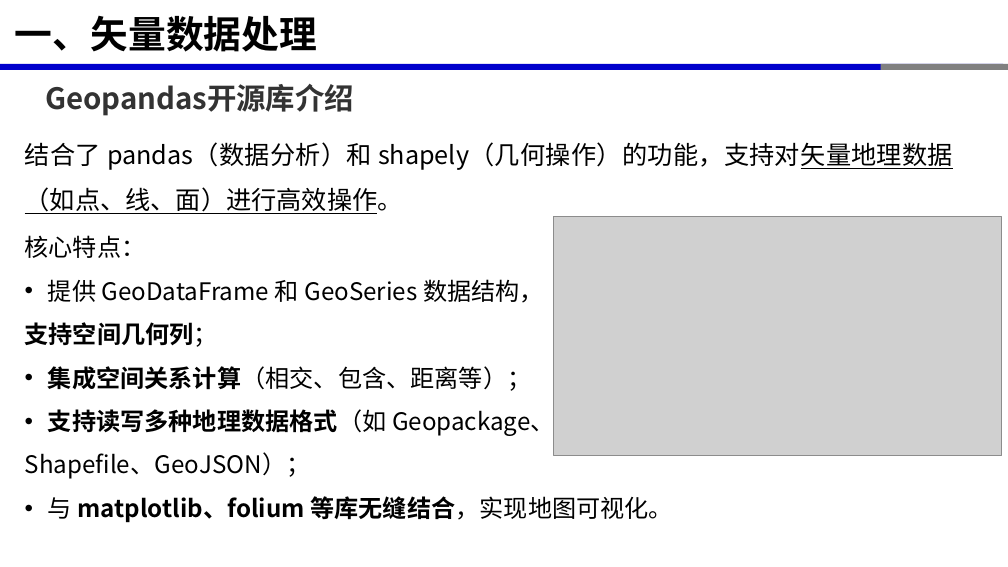
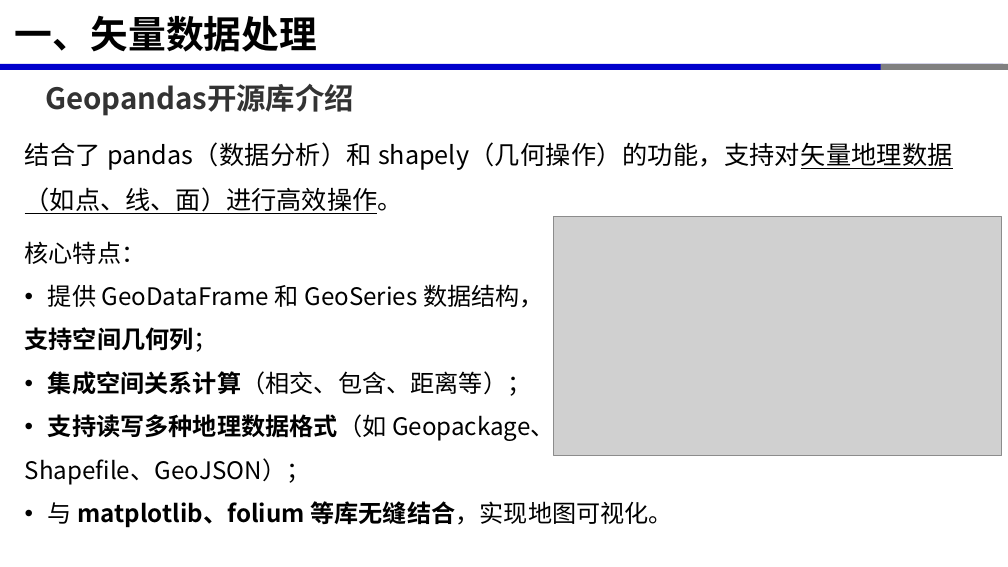
Before and after one commit to xinluo2018/open-source-gis-course, a slide deck: slide 6 of 第6章-GIS数据处理高级开源库-10课时/第6章-GIS数据处理高级开源库.pptx. Drawn at 1008x567 pixels with LibreOffice and Linux fonts; fonts in the diff are those of the drawing; grey boxes stand for pictures. Boxes give left, top, right and bottom in pixels: in the first picture for what was removed or moved away, otherwise in the second. Text is boxed around its words. In the diff, an @@ line names an element or a change of style, - is before the commit and + after.

```diff
--- a/第6章-GIS数据处理高级开源库-10课时/第6章-GIS数据处理高级开源库.pptx
+++ b/第6章-GIS数据处理高级开源库-10课时/第6章-GIS数据处理高级开源库.pptx
@@ text "核心特点：": place and size @@
-text "核心特点：" at [25, 235, 674, 523]
+text "核心特点：" at [25, 241, 674, 528]
```
Also in this commit, not shown: 17 other slides changed, 1 slide added, 35 other files.
